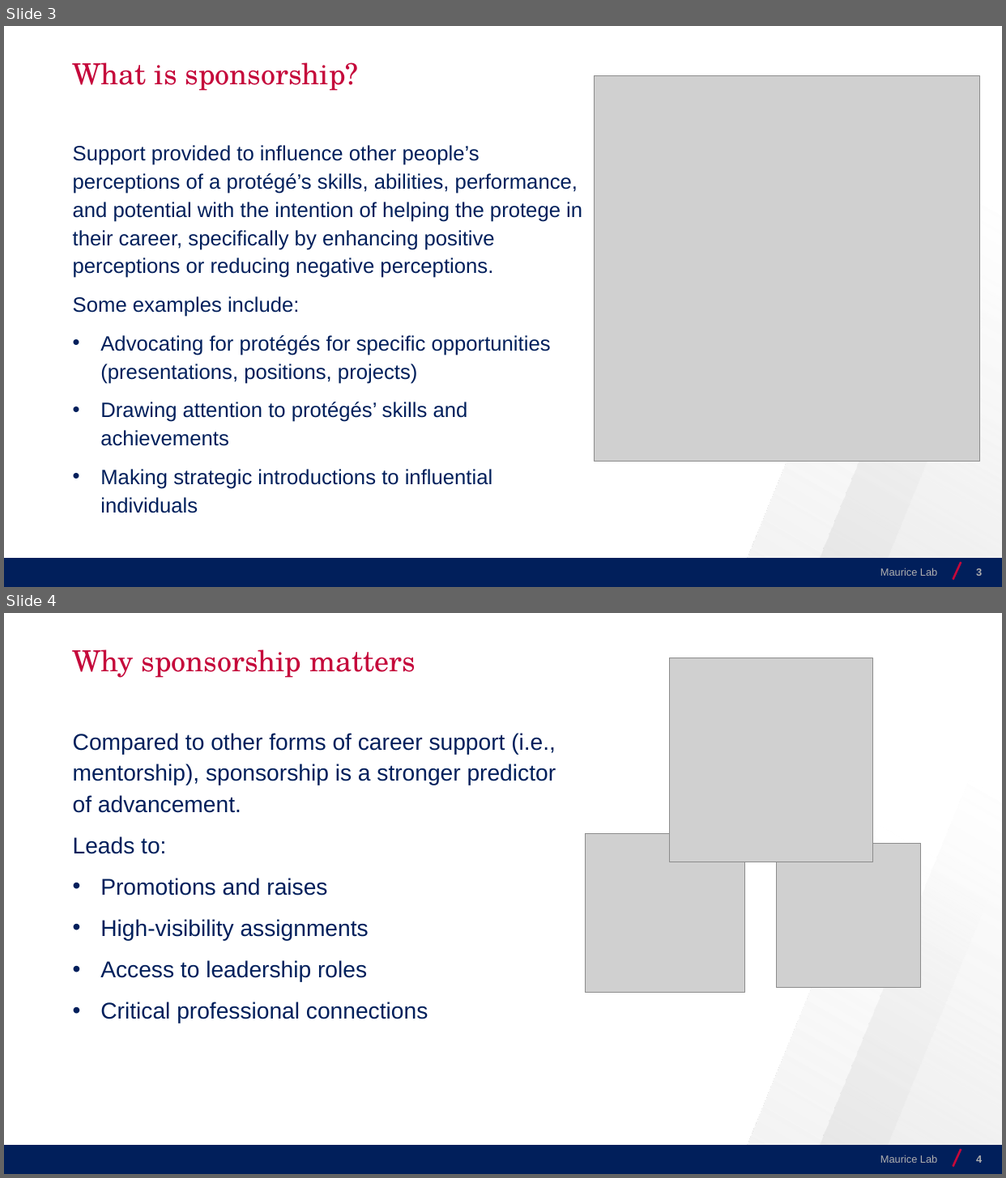
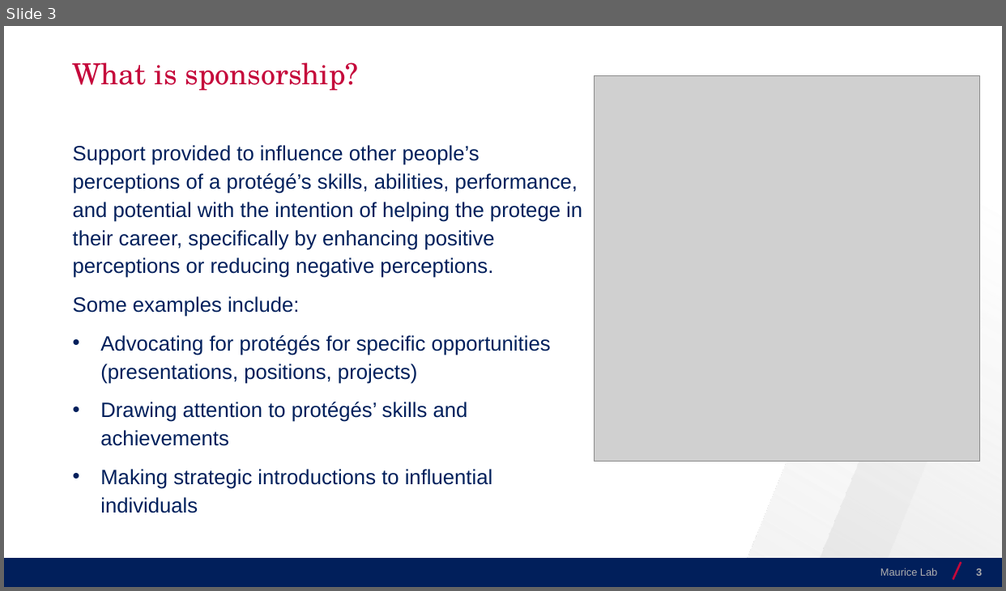
Before and after one commit to josecerv/sponsorship-network, a slide deck: MauriceLab-1113.pptx. Shown one above the other, each under a label of ours: slides 3 and 4 before the commit, slide 3 after it. The pictures are 1006x1178 and 1006x591 pixels, drawn with LibreOffice and Linux fonts; fonts in the diff are those of the drawing; grey boxes stand for pictures; background and template pictures are left out. Boxes give left, top, right and bottom in pixels: in the first picture for what was removed or moved away, otherwise in the second. Text is boxed around its words. In the diff, an @@ line names an element or a change of style, - is before the commit and + after.

```diff
--- a/MauriceLab-1113.pptx
+++ b/MauriceLab-1113.pptx
@@ slide 4 removed at (4,613,1002,1174), background #FFFFFF; not listed: 4 template elements that a slide beside it also shows @@
@@ title removed at (73,649,415,678) @@
-Why sponsorship matters
@@ picture removed at (670,658,873,862) @@
@@ text removed at (73,733,556,1024) @@
-Compared to other forms of career support (i.e., mentorship), sponsorship is a stronger predictor of advancement.
-Leads to:
-• Promotions and raises
-• High-visibility assignments
-• Access to leadership roles
-• Critical professional connections
@@ picture removed at (585,833,744,993) @@
@@ picture removed at (777,844,921,988) @@
@@ text removed at (880,1155,937,1163) @@
-Maurice Lab
@@ page number removed at (976,1156,982,1163) @@
-4
```
Also in this commit, not shown: 27 slides changed, 1 other slide removed.
